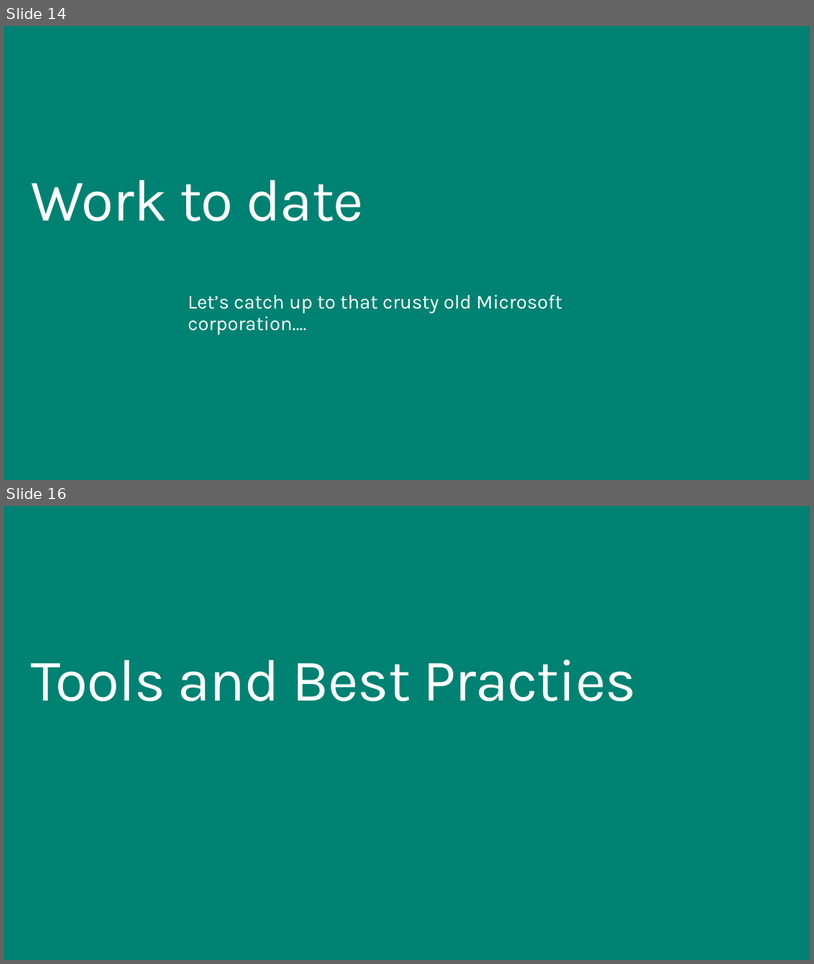
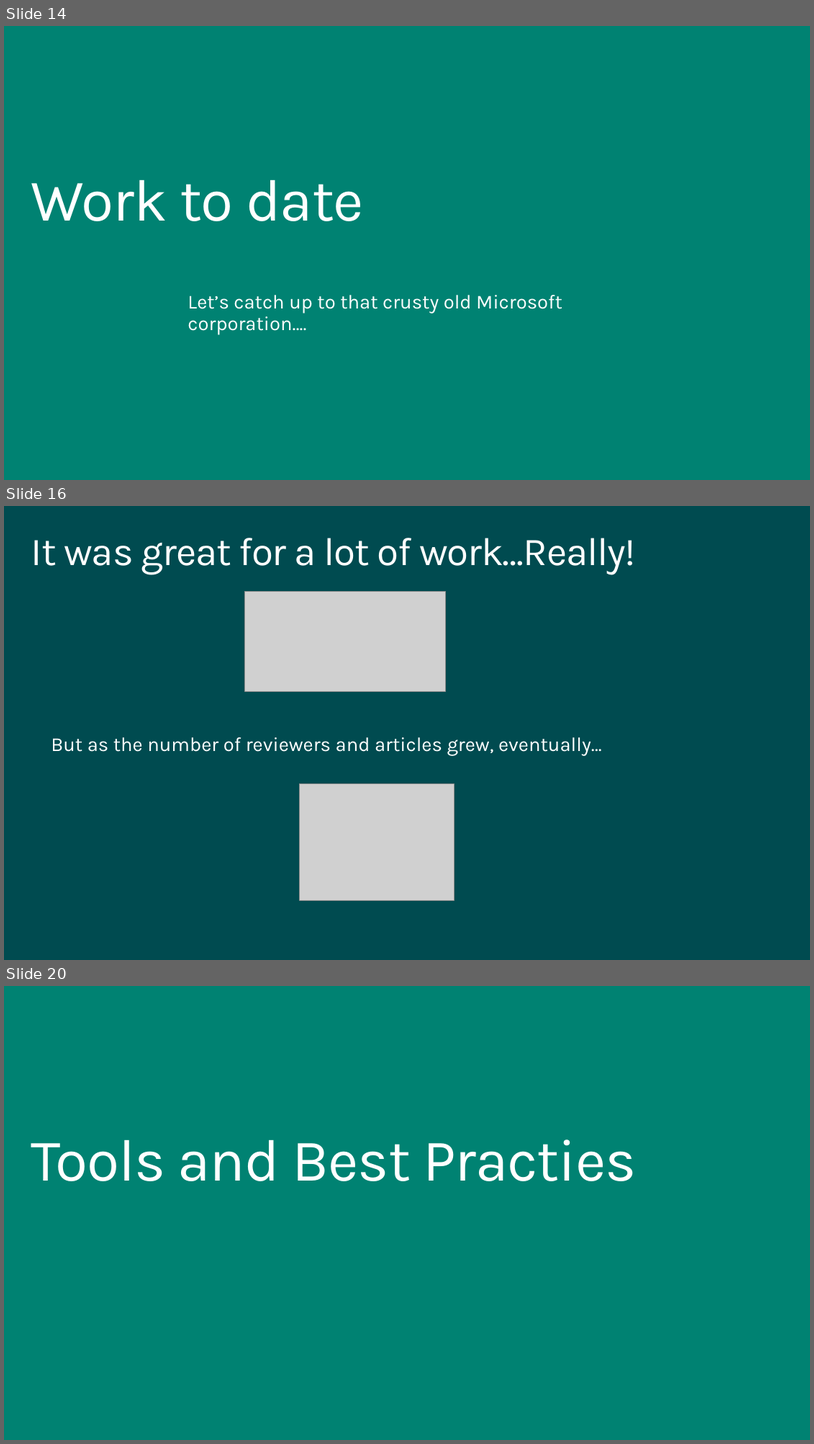
Before and after one commit to squillace/presentations, a slide deck: idw-2015/Content Matters-Open Authoring and Collaboration Across Disciplines.pptx. Shown one above the other, each under a label of ours: slides 14 and 16 before the commit, slides 14, 16 and 20 after it; the slides between them are not shown. The pictures are 814x964 and 814x1444 pixels, drawn with LibreOffice and Linux fonts; fonts in the diff are those of the drawing; grey boxes stand for pictures; background and template pictures are left out. Boxes give left, top, right and bottom in pixels: in the first picture for what was removed or moved away, otherwise in the second. Text is boxed around its words. In the diff, an @@ line names an element or a change of style, - is before the commit and + after.

```diff
--- a/idw-2015/Content Matters-Open Authoring and Collaboration Across Disciplines.pptx
+++ b/idw-2015/Content Matters-Open Authoring and Collaboration Across Disciplines.pptx
@@ slide 16 added at [4,506,810,960], background #004B50 @@
@@ title added at [31,538,636,575], 48 pt, text #FFFFFF @@
+It was great for a lot of work…Really!
@@ picture added at [245,592,446,692] @@
@@ text added at [51,737,602,756], 24 pt, text #FFFFFF @@
+But as the number of reviewers and articles grew, eventually…
@@ picture added at [300,783,454,900] @@
@@ what was slide 16 is now slide 20 @@
```
Also in this commit, not shown: 3 slides changed, 3 other slides added, 1 slide removed.
